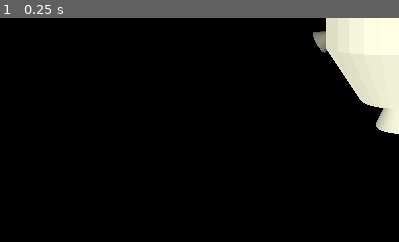
Above: before the commit, frame 1.
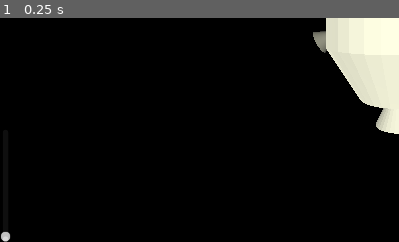
Above: after the commit, the same moment.

Repository: Carth501/anti-manual-spaceship-operation
Game: Godot game, scene res://scenes/space.tscn
The game is run twice, just before and just after one commit, with the same random seed, the same clock (stepped at 60 frames per second) and the same inputs.
Inputs:
- Up to frame 1 (0.25 s): no input
The pictures show only the part of the screen within x 0-50%, y 50-100%; the shares and areas given below are measured in that part.

The runs differ from the first frame. In frame 1, less than 0.1% of the frame differs, in the area x 0-3%, y 95-100%.

Commit message:
Add user interface and control management for throttle operations
Co-authored-by: Copilot <copilot@github.com>

Diff:
--- a/scenes/space.tscn
+++ b/scenes/space.tscn
@@ -1,6 +1,7 @@
 [gd_scene format=3 uid="uid://b05sahfvl3yoh"]
 
 [ext_resource type="PackedScene" uid="uid://bnc76bgry58jh" path="res://scenes/miracle.tscn" id="1_rysn1"]
+[ext_resource type="PackedScene" uid="uid://dxf01xcb5ghcy" path="res://scenes/user_interface.tscn" id="2_7q4ap"]
 
 [sub_resource type="CapsuleMesh" id="CapsuleMesh_rysn1"]
 
@@ -8,6 +9,8 @@
 
 [node name="Miracle" parent="." unique_id=1293576428 instance=ExtResource("1_rysn1")]
 transform = Transform3D(1, 0, 0, 0, 1, 0, 0, 0, 1, -1.365961, 0, -2.7939286)
+
+[node name="UserInterface" parent="." instance=ExtResource("2_7q4ap")]
 
 [node name="Camera3D" type="Camera3D" parent="Miracle" unique_id=1018083168]
 transform = Transform3D(1, 0, 0, 0, 1, 0, 0, 0, 1, 0, 0, 12.230465)
--- /dev/null
+++ b/scenes/user_interface.tscn
@@ -0,0 +1,21 @@
+[gd_scene format=3 uid="uid://dxf01xcb5ghcy"]
+
+[ext_resource type="Script" uid="uid://fb6trwso7fte" path="res://scripts/ui_manager.gd" id="1_j8r0o"]
+
+[node name="UserInterface" type="Control" unique_id=676133099]
+layout_mode = 3
+anchors_preset = 15
+anchor_right = 1.0
+anchor_bottom = 1.0
+grow_horizontal = 2
+grow_vertical = 2
+script = ExtResource("1_j8r0o")
+
+[node name="VSlider" type="VSlider" parent="." unique_id=2091011137]
+layout_mode = 1
+anchors_preset = 2
+anchor_top = 1.0
+anchor_bottom = 1.0
+offset_top = -162.0
+offset_right = 16.0
+grow_vertical = 0
--- a/scripts/control_interface.gd
+++ b/scripts/control_interface.gd
@@ -1,5 +1,7 @@
 class_name ControlInterface
 extends Node
+
+signal main_throttle_changed(value: float)
 
 @export var thruster_controller_path: NodePath = ^"../ThrustController"
 @export var local_right_axis: Vector3 = Vector3.RIGHT
@@ -34,7 +36,20 @@
 func _update_main_throttle(delta: float) -> void:
 	var throttle_change := Input.get_action_strength("Increase_Main_Thruster")
 	throttle_change -= Input.get_action_strength("Decrease_Main_Thruster")
-	main_throttle = clamp(main_throttle + (throttle_change * main_throttle_change_rate * delta), 0.0, 1.0)
+	set_main_throttle(main_throttle + (throttle_change * main_throttle_change_rate * delta))
+
+
+func set_main_throttle(value: float) -> void:
+	var clamped_value: float = clamp(value, 0.0, 1.0)
+	if is_equal_approx(main_throttle, clamped_value):
+		return
+
+	main_throttle = clamped_value
+	main_throttle_changed.emit(main_throttle)
+
+
+func get_main_throttle() -> float:
+	return main_throttle
 
 
 func _build_linear_request() -> Vector3:
--- /dev/null
+++ b/scripts/ui_manager.gd
@@ -0,0 +1,44 @@
+class_name UIManager
+extends Control
+
+@export var control_interface_path: NodePath = ^"../Miracle/Node"
+@export var throttle_slider_path: NodePath = ^"VSlider"
+
+var control_interface: ControlInterface
+var throttle_slider: VSlider
+
+
+func _ready() -> void:
+	control_interface = get_node_or_null(control_interface_path) as ControlInterface
+	throttle_slider = get_node_or_null(throttle_slider_path) as VSlider
+
+	if control_interface == null:
+		push_warning("UIManager could not find a ControlInterface at %s" % control_interface_path)
+		return
+
+	if throttle_slider == null:
+		push_warning("UIManager could not find a VSlider at %s" % throttle_slider_path)
+		return
+
+	_configure_throttle_slider()
+	throttle_slider.value_changed.connect(_on_throttle_slider_changed)
+	control_interface.main_throttle_changed.connect(_on_main_throttle_changed)
+	_sync_slider_to_throttle()
+
+
+func _configure_throttle_slider() -> void:
+	throttle_slider.min_value = 0.0
+	throttle_slider.max_value = 1.0
+	throttle_slider.step = 0.01
+
+
+func _sync_slider_to_throttle() -> void:
+	throttle_slider.value = control_interface.get_main_throttle()
+
+
+func _on_throttle_slider_changed(value: float) -> void:
+	control_interface.set_main_throttle(value)
+
+
+func _on_main_throttle_changed(value: float) -> void:
+	throttle_slider.value = value
Not shown, added: scripts/ui_manager.gd.uid
